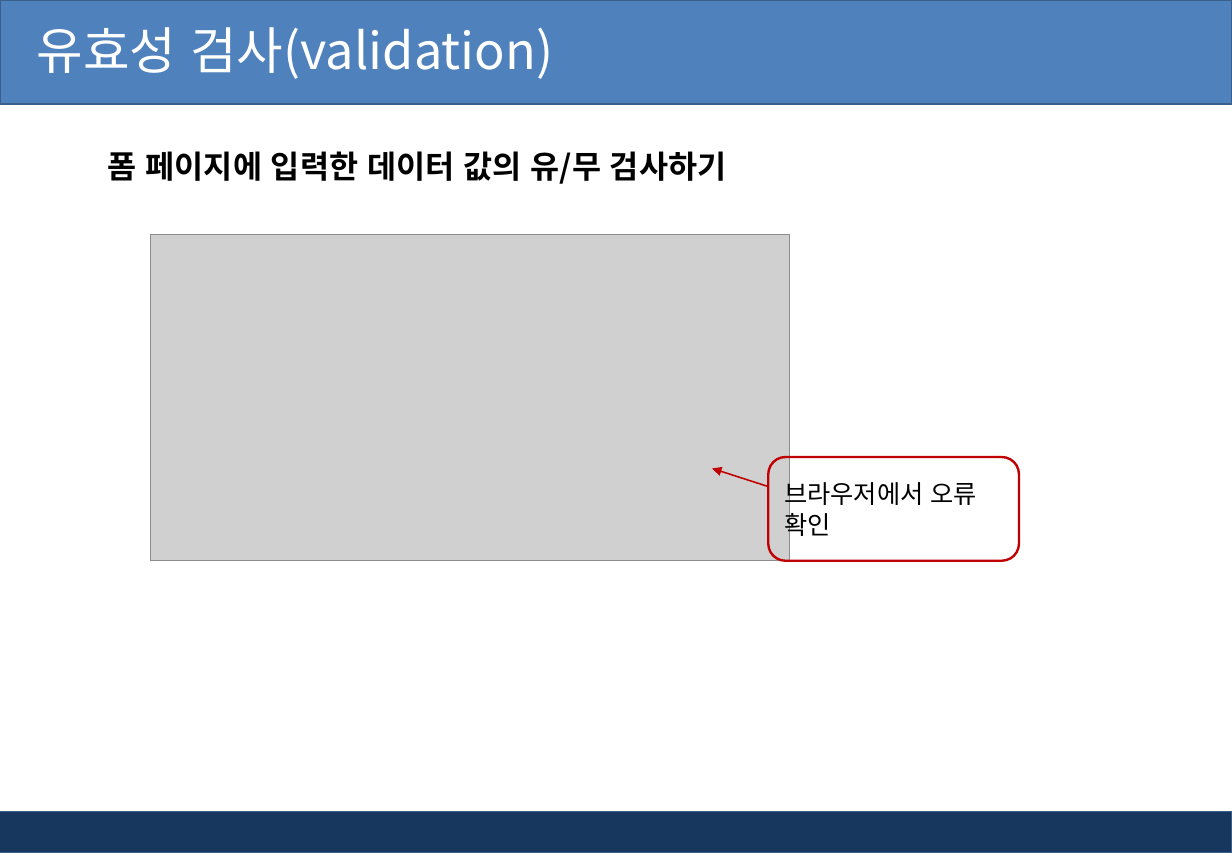
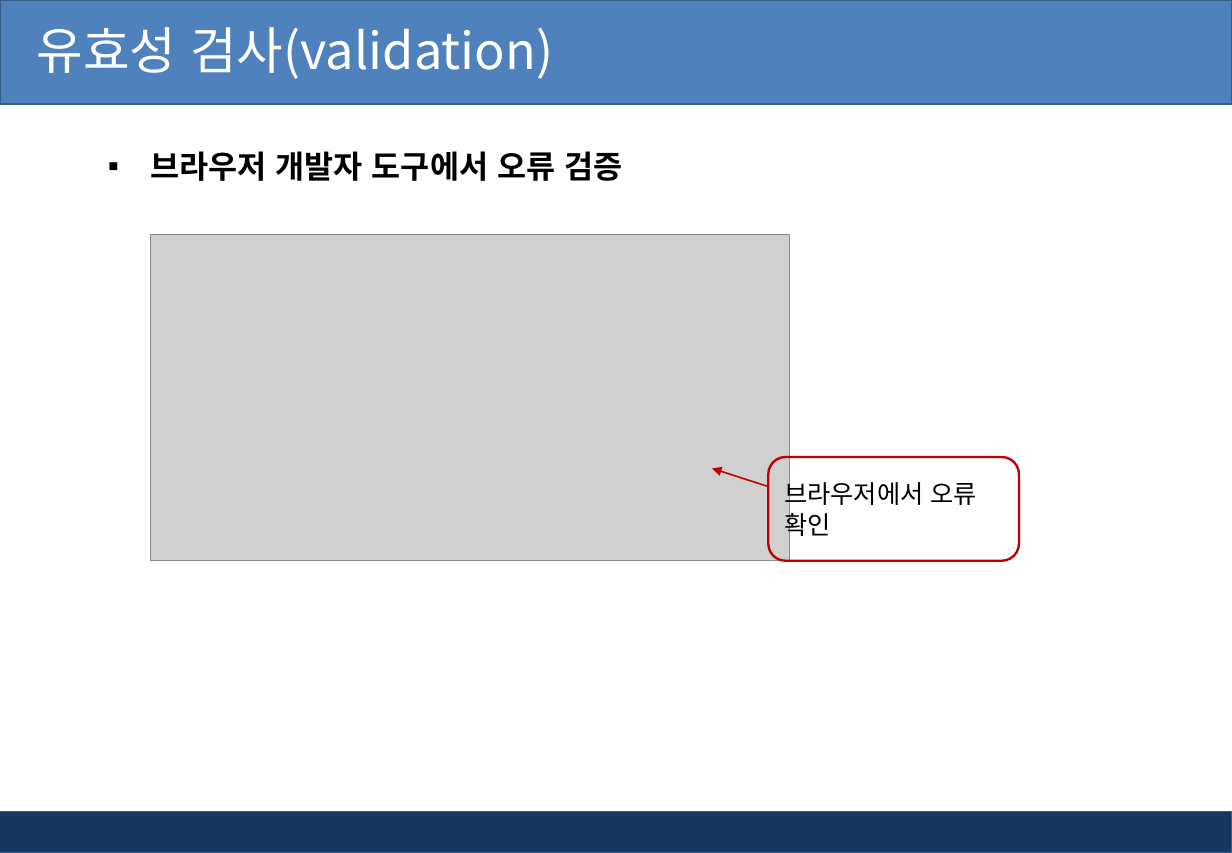
Before and after one commit to pshho/ngreen_project, a slide deck: slide 8 of jspWorks/자료/jsp_ppt/6장. jsp 유효성검사와 정규표현식.pptx (slide 7 before the commit). Drawn at 1232x853 pixels with LibreOffice and Linux fonts; fonts in the diff are those of the drawing; grey boxes stand for pictures; background and template pictures are left out. Boxes give left, top, right and bottom in pixels: in the first picture for what was removed or moved away, otherwise in the second. Text is boxed around its words. In the diff, an @@ line names an element or a change of style, - is before the commit and + after.

```diff
--- a/jspWorks/자료/jsp_ppt/6장. jsp 유효성검사와 정규표현식.pptx
+++ b/jspWorks/자료/jsp_ppt/6장. jsp 유효성검사와 정규표현식.pptx
@@ text at <box>150,151,622,181</box>: text changed @@
-폼 페이지에 입력한 데이터 값의 유/무 검사하기
+▪ 브라우저 개발자 도구에서 오류 검증
```
Also in this commit, not shown: 7 other slides changed, 2 slides added, 46 other files.
